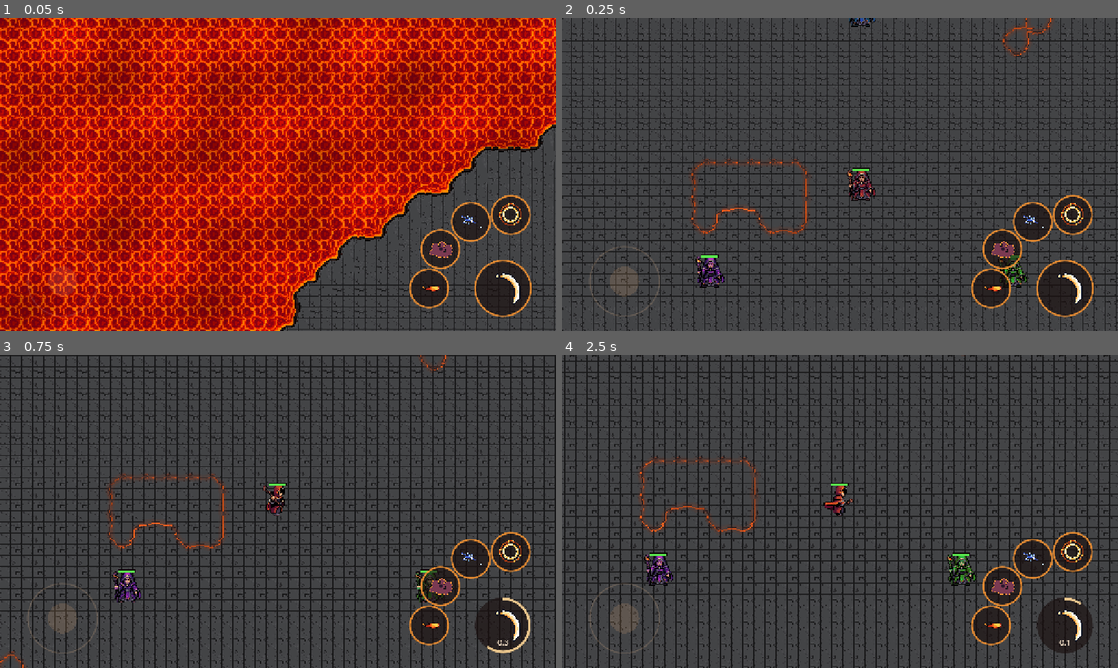
Above: before the commit, frames 1-4 (two rows, left to right).
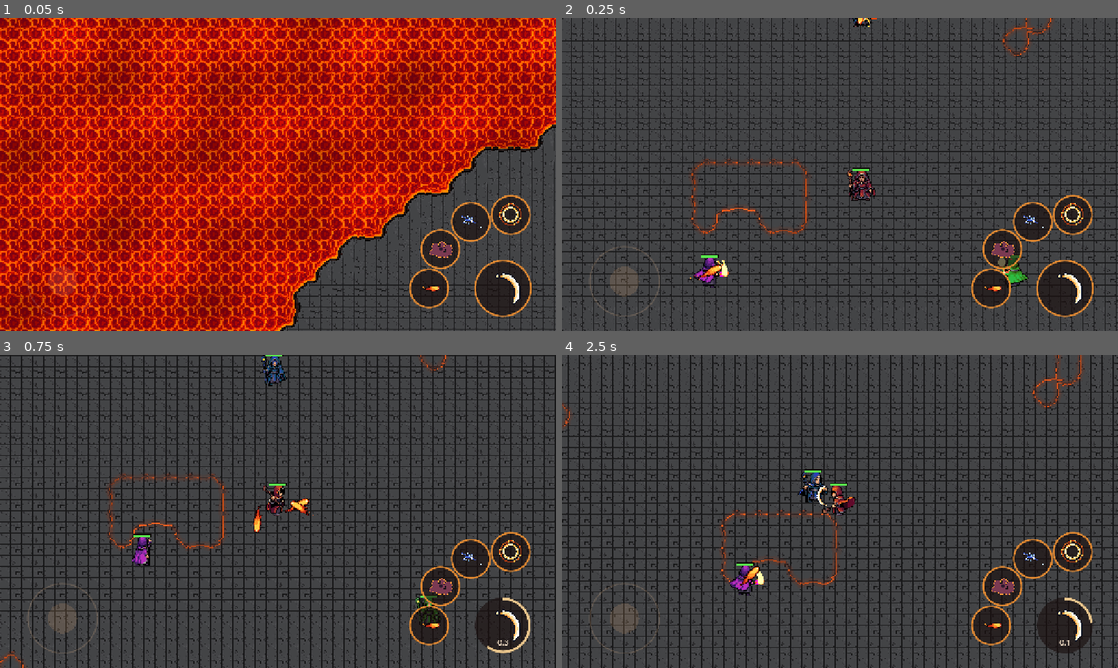
Above: after the commit, the same moments.

Repository: MariosToump/warlocks_on_android
Game: Godot game, scene res://scenes/game.tscn
Same seed, same stepped clock (60 frames per second), same inputs: the game is played once before the commit and once after it.
Inputs (mouse positions are in pixels of both pictures, inside the frame that each line leads up to):
- Up to frame 1 (0.05 s): no input
- Up to frame 2 (0.25 s): no input
- Up to frame 3 (0.75 s): tap Enter at 0.5 s; move the mouse to (400, 495) at 0.52 s; hold D (move_right) from 0.53 s (still down); hold A (attack) from 0.53 s (still down); click (400, 495) at 0.67 s
- Up to frame 4 (2.5 s): release D (move_right) at 1.25 s; release A (attack) at 1.25 s; drag from (728, 527) to (812, 574) at 1.27 s; move the mouse to (895, 442) at 2.02 s; hold D (move_right) from 2.03 s (still down); hold A (attack) from 2.03 s (still down); tap Down (cam_down) at 2.1 s

Frame 1 is identical in both runs. In frame 2, 0.7% of the frame differs, in the area x 23-84%, y 0-87%; in frame 3, 1.4%; in frame 4, 40%, in the area x 0-100%, y 0-100%.

Commit message:
AI: think loop, targeting, reposition, fireball
Co-Authored-By: Claude Opus 5.5 <noreply@anthropic.com>

Diff:
--- a/scripts/ai/ai_controller.gd
+++ b/scripts/ai/ai_controller.gd
@@ -1,9 +1,189 @@
 class_name AIController
 extends Node
-## Drives the parent Wizard as a bot (milestone 5).
+## Drives the parent Wizard as a bot (milestone 5), the way PlayerController
+## drives the player: it only sets move_target and calls cast() / attack().
+##
+## Every think tick (profile.think_interval) it picks a target, scores every
+## action for the current situation, multiplies each score by the
+## personality's weight and runs the best one. Cast actions fire once;
+## movement actions set a goal that is followed every physics frame.
+
+## Every action has _score_<name>() -> float and _do_<name>() -> void.
+const ACTIONS := ["reposition", "fireball"]
+## Bonus for sticking with the current action / target (stops jitter).
+const KEEP_ACTION_BONUS := 0.1
+const KEEP_TARGET_BONUS := 80.0
+## "Near lava" for targeting: lava within this distance.
+const NEAR_LAVA := 110.0
 
 @export var profile: AIProfile
 @export var personality: AIPersonality
 @export var debug_draw := false
 
 @onready var wizard: Wizard = get_parent()
+
+var target: Wizard = null
+var current_action := ""
+
+var _think_left := 0.0
+var _now := 0.0
+var _last_cast := -100.0
+## Where movement actions want to walk (null = stand).
+var _goal = null
+## +1 / -1: which way the bot circles its target while repositioning.
+var _strafe := 1.0
+var _strafe_left := 0.0
+
+
+func _ready() -> void:
+	if profile == null:
+		profile = AIProfile.new()
+	if personality == null:
+		personality = AIPersonality.new()
+	_strafe = 1.0 if randf() < 0.5 else -1.0
+	_think_left = randf() * profile.think_interval # bots don't think in lockstep
+
+
+func _physics_process(delta: float) -> void:
+	if not wizard.alive or wizard.arena == null:
+		target = null
+		_goal = null
+		return
+	_now += delta
+	_strafe_left -= delta
+	if _strafe_left <= 0.0:
+		_strafe_left = randf_range(1.5, 3.5)
+		_strafe = -_strafe
+	_think_left -= delta
+	if _think_left <= 0.0:
+		_think_left = profile.think_interval * randf_range(0.8, 1.2)
+		_think()
+	_steer()
+
+
+# --- deciding ---------------------------------------------------------------
+
+func _think() -> void:
+	target = _pick_target()
+	var best := ""
+	var best_score := -INF
+	for action in ACTIONS:
+		var s: float = call("_score_" + action) * personality.weight(action)
+		if s <= 0.0:
+			continue
+		s += randf() * 0.05
+		if action == current_action:
+			s += KEEP_ACTION_BONUS
+		if s > best_score:
+			best_score = s
+			best = action
+	current_action = best
+	if best != "":
+		call("_do_" + best)
+
+
+## Nearest living enemy, preferring hurt ones and ones standing near lava.
+func _pick_target() -> Wizard:
+	var best: Wizard = null
+	var best_cost := INF
+	for n in get_tree().get_nodes_in_group("wizards"):
+		var w := n as Wizard
+		if w == wizard or not w.alive:
+			continue
+		var cost := wizard.global_position.distance_to(w.global_position)
+		cost -= (w.max_health - w.health) * 2.0
+		if _lava_within(w.global_position, NEAR_LAVA):
+			cost -= 150.0
+		if w == target:
+			cost -= KEEP_TARGET_BONUS
+		if cost < best_cost:
+			best_cost = cost
+			best = w
+	return best
+
+
+func _can_cast(slot: String) -> bool:
+	var spell := wizard.get_spell(slot)
+	return spell != null and spell.is_ready() and not wizard.is_casting() \
+		and _now - _last_cast >= profile.cast_pause
+
+
+func _cast(slot: String, at: Vector2) -> bool:
+	if wizard.cast(slot, at):
+		_last_cast = _now
+		return true
+	return false
+
+
+func _target_distance() -> float:
+	return wizard.global_position.distance_to(target.global_position) if target else INF
+
+
+# --- actions ----------------------------------------------------------------
+
+## Default: keep the personality's preferred distance, circling the target.
+func _score_reposition() -> float:
+	return 0.3
+
+
+func _do_reposition() -> void:
+	if target == null:
+		_goal = null
+		return
+	var from_target := wizard.global_position - target.global_position
+	var d := from_target.length()
+	if d < 1.0:
+		from_target = Vector2.RIGHT
+	var want := personality.preferred_distance
+	if d < want:
+		# Closer than it likes: back off only as much as its retreat bias says.
+		want = lerpf(d, want, personality.retreat_bias)
+	var dir := from_target.normalized().rotated(_strafe * 0.35)
+	_goal = target.global_position + dir * want
+
+
+func _score_fireball() -> float:
+	var spell := wizard.get_spell("Q") as FireballSpell
+	if target == null or spell == null or not _can_cast("Q"):
+		return 0.0
+	var d := _target_distance()
+	if d > spell.max_range * 0.9:
+		return 0.0
+	return 0.6 + 0.2 * (1.0 - d / spell.max_range)
+
+
+func _do_fireball() -> void:
+	var spell := wizard.get_spell("Q") as FireballSpell
+	_cast("Q", _aim_at(target, spell.speed))
+
+
+# --- movement & aim -----------------------------------------------------------
+
+func _steer() -> void:
+	if wizard.is_casting() or wizard.attack_target != null:
+		return
+	wizard.move_dir = Vector2.ZERO
+	wizard.move_target = _goal
+
+
+## Where to aim at `w` for a projectile of `speed`: leads by the profile's
+## lead_amount, then adds random aim error.
+func _aim_at(w: Wizard, speed: float) -> Vector2:
+	var from := wizard.global_position
+	var at := w.global_position
+	if speed > 0.0 and profile.lead_amount > 0.0:
+		var t := from.distance_to(at) / speed
+		at += w.velocity * t * profile.lead_amount
+	var err := deg_to_rad(randf_range(-profile.aim_error_deg, profile.aim_error_deg))
+	return from + (at - from).rotated(err)
+
+
+## True if there is lava within `radius` of `p` (8 samples on a ring + centre).
+func _lava_within(p: Vector2, radius: float) -> bool:
+	var arena := wizard.arena
+	if arena.is_lava_at(p):
+		return true
+	for i in 8:
+		if arena.is_lava_at(p + Vector2.from_angle(i * TAU / 8.0) * radius):
+			return true
+	return false
--- /dev/null
+++ b/tools/test_ai.gd
@@ -0,0 +1,130 @@
+extends SceneTree
+## AI bot tests (milestone 5).
+##   godot --headless --path . -s tools/test_ai.gd
+## The game starts with passive bots; each test gives one of them an
+## AIController and places everyone else far away.
+
+const PERS := {
+	"brawler": preload("res://ai/personalities/brawler.tres"),
+	"caster": preload("res://ai/personalities/caster.tres"),
+	"trickster": preload("res://ai/personalities/trickster.tres"),
+}
+const PROF := {
+	"easy": preload("res://ai/profiles/easy.tres"),
+	"normal": preload("res://ai/profiles/normal.tres"),
+	"hard": preload("res://ai/profiles/hard.tres"),
+}
+
+var game: Node
+var player: Wizard
+var blue: Wizard
+var green: Wizard
+var purple: Wizard
+var arena: Arena
+var c: Vector2
+var failures := 0
+
+
+func _init() -> void:
+	game = load("res://scenes/game.tscn").instantiate()
+	game.bot_ai = false
+	root.add_child(game)
+	_run.call_deferred()
+
+
+func _run() -> void:
+	await _frames(5)
+	arena = game.get_node("Arena")
+	player = game.get_node("Wizards/Player")
+	blue = game.get_node("Wizards/BotBlue")
+	green = game.get_node("Wizards/BotGreen")
+	purple = game.get_node("Wizards/BotPurple")
+	c = arena.get_center()
+	player.get_node("PlayerController").process_mode = Node.PROCESS_MODE_DISABLED
+
+	await _test_fireball_in_range()
+	await _test_reposition_approaches()
+
+	print("TEST %s (%d failures)" % ["PASSED" if failures == 0 else "FAILED", failures])
+	quit(1 if failures else 0)
+
+
+# --- tests -------------------------------------------------------------------
+
+func _test_fireball_in_range() -> void:
+	print("fireball in range")
+	_park_all()
+	var ai := _make_bot(blue, "caster", "normal")
+	_place(blue, c)
+	_place(green, c + Vector2(300, 0))
+	var fired := false
+	var t := 0.0
+	while t < 2.0 and not fired:
+		await _frames(1)
+		t += 1.0 / 60.0
+		for p in get_nodes_in_group("projectiles"):
+			if (p as Projectile).caster == blue:
+				fired = true
+	_check(fired or green.health < 100.0, "bot casts a fireball at an enemy in range within 2 s")
+	_remove_bot(ai)
+
+
+func _test_reposition_approaches() -> void:
+	print("reposition")
+	_park_all()
+	var ai := _make_bot(blue, "brawler", "normal")
+	_place(blue, c)
+	_place(green, c + Vector2(400, 0))
+	await _seconds(3.0)
+	var d := blue.global_position.distance_to(green.global_position)
+	_check(d < 120.0, "brawler closes from 400 px to < 120 px in 3 s (%.0f)" % d)
+	_remove_bot(ai)
+
+
+# --- helpers -----------------------------------------------------------------
+
+func _make_bot(w: Wizard, pers: String, prof: String) -> AIController:
+	var ai := AIController.new()
+	ai.personality = PERS[pers]
+	ai.profile = PROF[prof]
+	w.add_child(ai)
+	return ai
+
+
+func _remove_bot(ai: AIController) -> void:
+	var w := ai.wizard
+	ai.queue_free()
+	w.move_target = null
+	w.move_dir = Vector2.ZERO
+	w.attack(null)
+
+
+## Everyone to far corners of the platform, full health, nothing flying.
+func _park_all() -> void:
+	for p in get_nodes_in_group("projectiles"):
+		p.queue_free()
+	var spots := [Vector2(-900, -300), Vector2(-900, 300), Vector2(-600, -700), Vector2(-600, 700)]
+	var all := [player, blue, green, purple]
+	for i in all.size():
+		_place(all[i], c + spots[i])
+		for s in all[i].get_node("Spells").get_children():
+			(s as Spell).cooldown_left = 0.0
+
+
+func _place(w: Wizard, at: Vector2) -> void:
+	w.reset(at)
+
+
+func _check(ok: bool, what: String) -> void:
+	print(("  ok   " if ok else "  FAIL ") + what)
+	if not ok:
+		failures += 1
+
+
+func _frames(n: int) -> void:
+	for i in n:
+		await physics_frame
+
+
+func _seconds(s: float) -> void:
+	await create_timer(s).timeout
